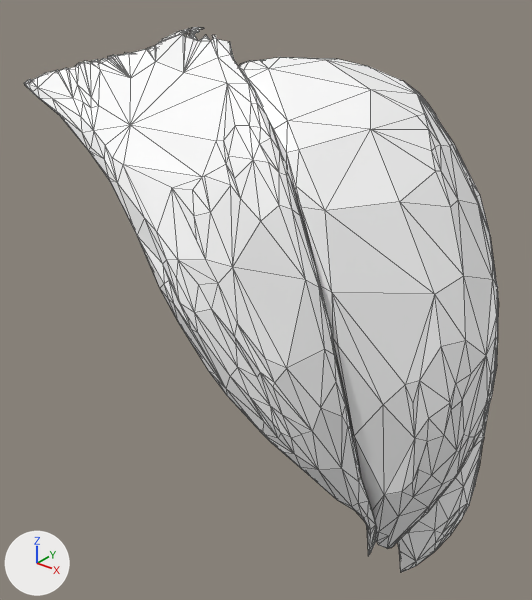
Two versions of the glTF model public/assets/hra-v1/female/deltoid-l.lod2.glb, one commit apart.
One viewpoint serves both versions: a 50 mm lens placed at (0.1288, -0.1748, 0.1052), pointed at (-0.0067, -0.0054, 0.0001). The lights are fixed; the arrows at lower left show +X, +Y and +Z. The older version comes first. Mesh edges are drawn as thin lines.

In view in the first picture: 'deltoid-l'.
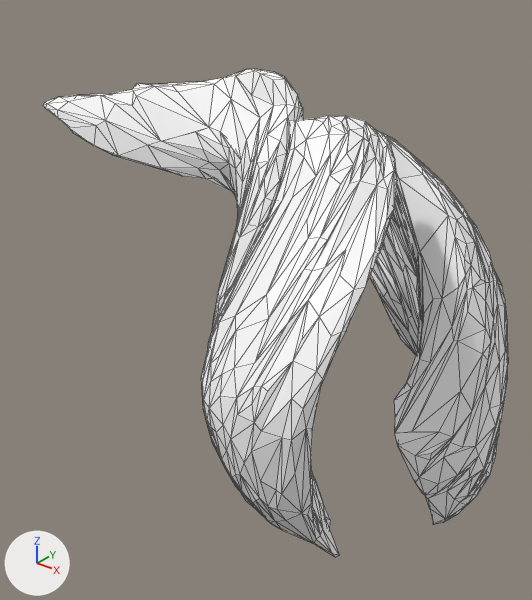
Scene script edits in JSON lines:
```json
{"block": "me_deltoid_l", "where": "# used by ob_deltoid_l; location = (0.0002, 0.0, -0.0001); scale = (0.0839, 0.0839, 0.0839)"}
{"op": "remove", "block": "me_deltoid_l", "code": "me_deltoid_l.from_pydata(...)  # 1173 vertices, 2354 faces; spans x -0.86..0.86, y -0.71..0.71, z -1.0..1.0"}
{"op": "add", "block": "me_deltoid_l", "code": "me_deltoid_l.from_pydata(...)  # 1206 vertices, 2400 faces; spans x -0.91..0.91, y -0.87..0.87, z -1.0..1.0"}
{"block": "me_deltoid_l", "change": "me_deltoid_l part 1: the loose piece of 439 vertices spanning x -0.8..0.58, y -0.71..-0.16, z -0.81..1.0 is rebuilt with 356 vertices and now spans x -0.91..0.47, y -0.57..0.02, z -0.86..1.0"}
{"block": "me_deltoid_l", "change": "me_deltoid_l part 2: the loose piece of 420 vertices spanning x -0.86..0.76, y -0.21..0.71, z -1.0..0.82 is rebuilt with 505 vertices and now spans x -0.83..0.91, y -0.09..0.87, z -1.0..0.76"}
{"block": "me_deltoid_l", "change": "me_deltoid_l part 3: the loose piece of 314 vertices spanning x -0.1..0.86, y -0.49..0.25, z -0.79..0.93 is rebuilt with 345 vertices and now spans x 0.01..0.68, y -0.87..-0.01, z -0.85..0.88"}
{"op": "set", "path": "ob_deltoid_l.location", "old": "(0.0002, 0.0, -0.0001)", "new": "(0.0, 0.0, 0.0)"}
{"op": "set", "path": "ob_deltoid_l.scale", "old": "(0.0839, 0.0839, 0.0839)", "new": "(0.0723, 0.0723, 0.0723)"}
```

Where the change shows, as pixel boxes (x1, y1, x2, y2) in the pictures (532 x 600 px):
```json
{"object": "deltoid-l", "change": "reshaped, moved, rescaled", "before": [24, 27, 499, 572], "after": [43, 69, 508, 557], "on screen": "10% shorter"}
{"part": 1, "of": "me_deltoid_l", "change": "rebuilt", "before": [24, 27, 376, 556], "after": [43, 69, 303, 330]}
{"part": 2, "of": "me_deltoid_l", "change": "rebuilt", "before": [398, 409, 489, 572], "after": [370, 130, 508, 525]}
{"part": 3, "of": "me_deltoid_l", "change": "rebuilt", "before": [239, 57, 499, 548], "after": [201, 116, 397, 557], "on screen": "25% narrower, 10% shorter"}
```
